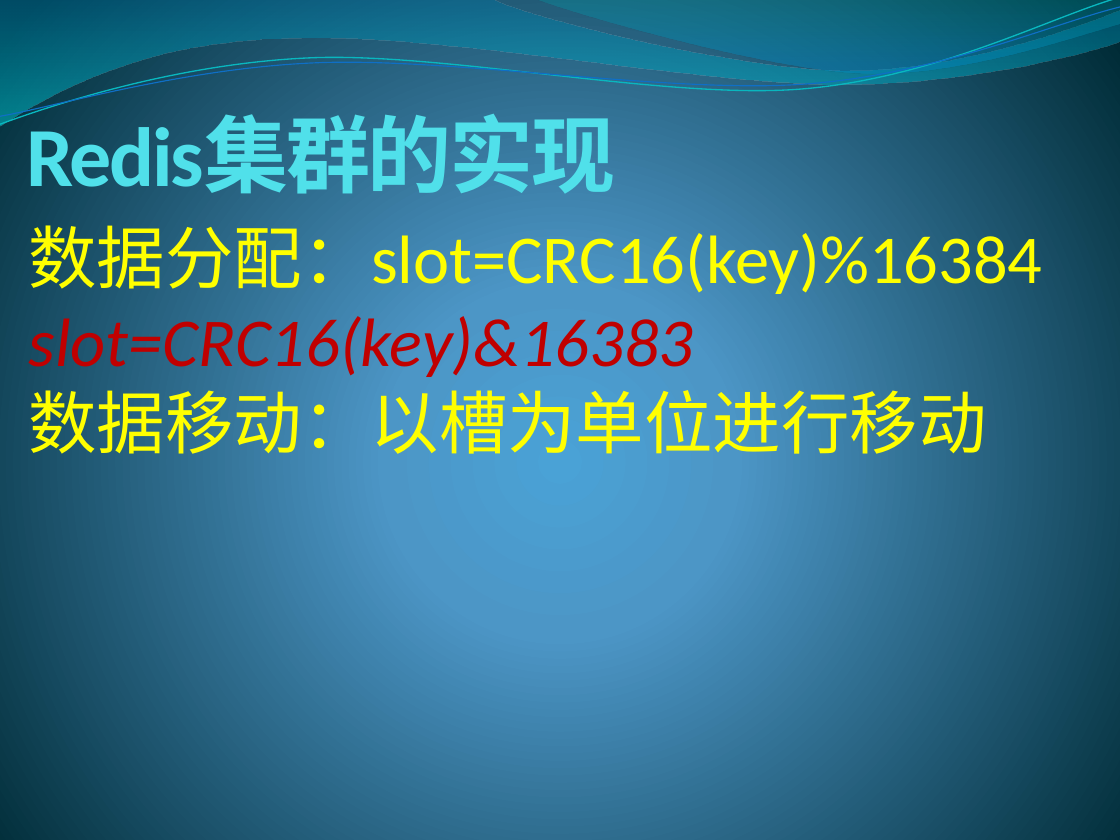
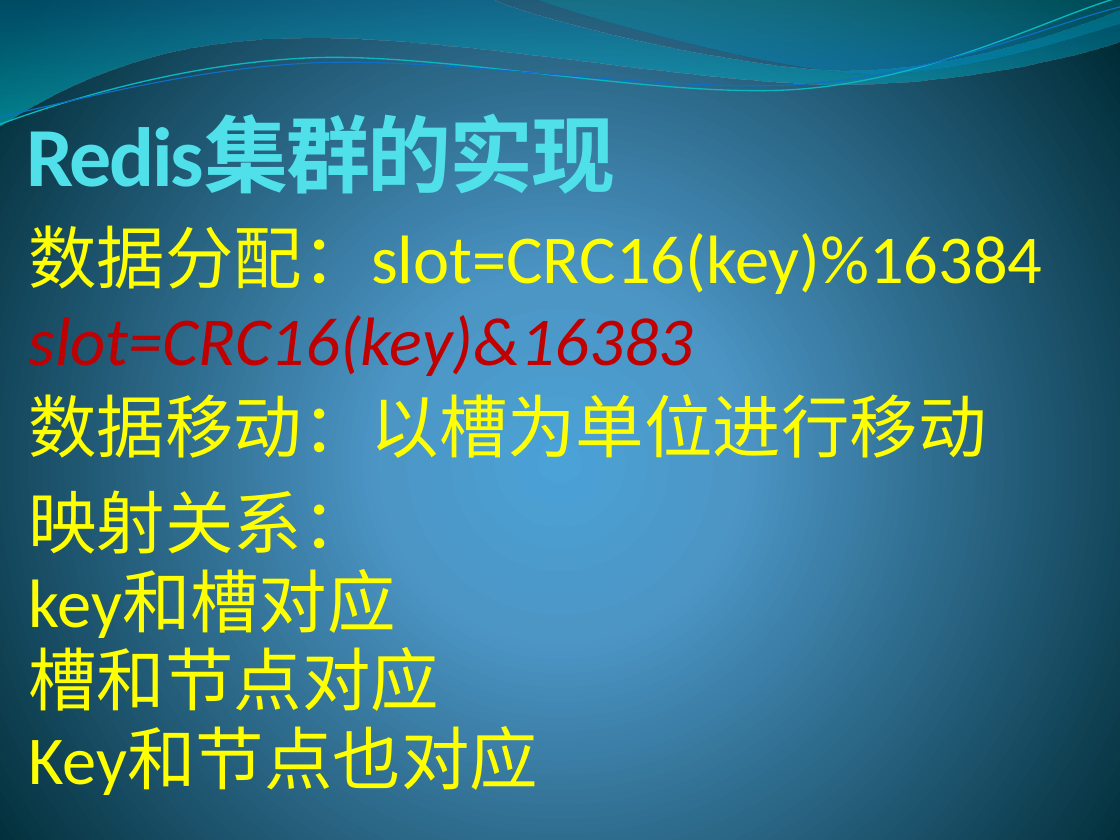
Before and after one commit to lixinjie1985/redis, a slide deck: slide 14 of docs/redis-01.pptx (slide 12 before the commit). Drawn at 1120x840 pixels with LibreOffice and Linux fonts; fonts in the diff are those of the drawing. Boxes give left, top, right and bottom in pixels: in the first picture for what was removed or moved away, otherwise in the second. Text is boxed around its words. In the diff, an @@ line names an element or a change of style, - is before the commit and + after.

```diff
--- a/docs/redis-01.pptx
+++ b/docs/redis-01.pptx
@@ text at (28, 378, 986, 465): paragraph removed @@
-数据移动：以槽为单位进行移动
@@ text added at (28, 382, 986, 469), 44 pt, text #FFFF00 @@
+数据移动：以槽为单位进行移动
@@ text added at (28, 478, 370, 565), 44 pt, text #FFFF00 @@
+映射关系：
@@ text added at (28, 570, 395, 643), 44 pt, text #FFFF00 @@
+key和槽对应
@@ text added at (28, 636, 439, 723), 44 pt, text #FFFF00 @@
+槽和节点对应
@@ text added at (28, 728, 538, 801), 44 pt, text #FFFF00 @@
+Key和节点也对应
```
Also in this commit, not shown: 22 other slides changed, 15 slides added.
